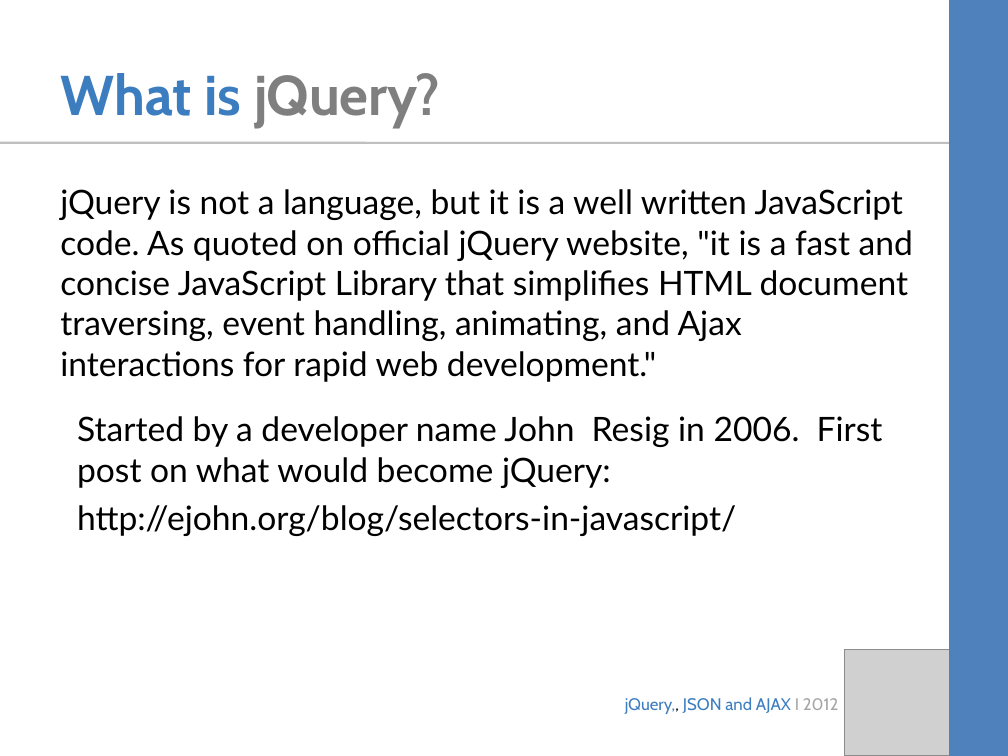
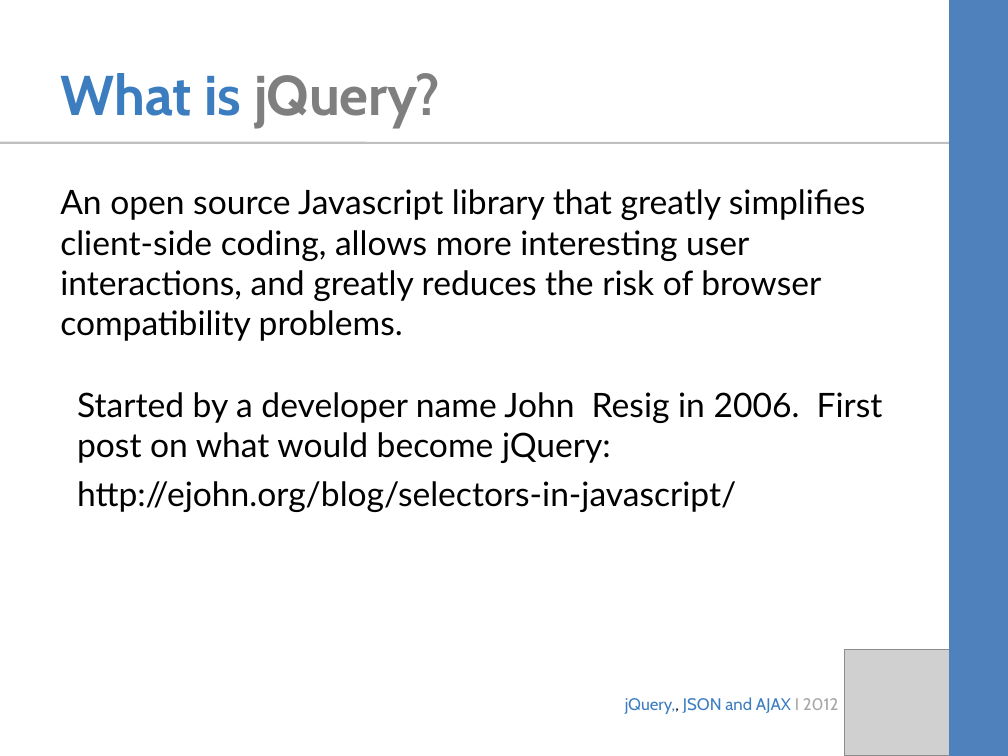
Before and after one commit to davidamoen/SDG-jQuery-COP, a slide deck: slide 3 of slides.ppt (slide 4 before the commit). Drawn at 1008x756 pixels with LibreOffice and Linux fonts; fonts in the diff are those of the drawing; grey boxes stand for pictures. Boxes give left, top, right and bottom in pixels: in the first picture for what was removed or moved away, otherwise in the second. Text is boxed around its words. In the diff, an @@ line names an element or a change of style, - is before the commit and + after.

```diff
--- a/slides.ppt
+++ b/slides.ppt
@@ text at [60, 189, 866, 341]: text changed @@
-jQuery is not a language, but it is a well written JavaScript code. As quoted on official jQuery website, "it is a fast and concise JavaScript Library that simplifies HTML document traversing, event handling, animating, and Ajax interactions for rapid web development."
+An open source Javascript library that greatly simplifies client-side coding, allows more interesting user interactions, and greatly reduces the risk of browser compatibility problems.
@@ text "Started by a developer name ...": place and size @@
-text "Started by a developer name ..." at [77, 416, 883, 536]
+text "Started by a developer name ..." at [77, 392, 883, 512]
```
Also in this commit, not shown: 2 other slides changed, 1 slide removed, 3 other files.
